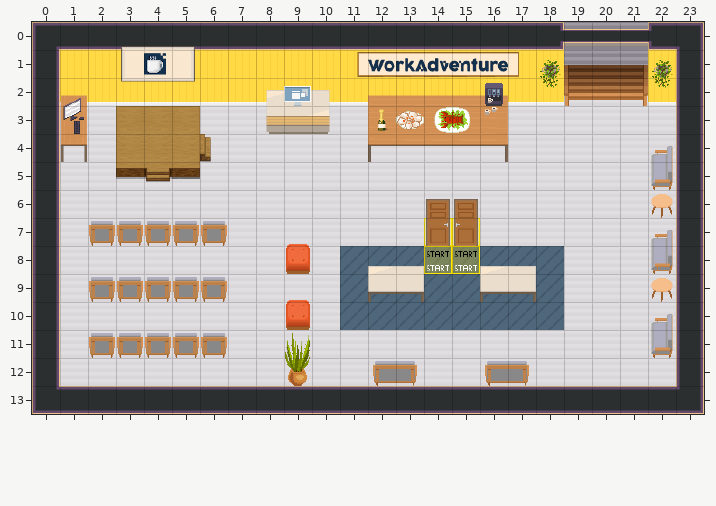
A Tiled map (JSON) gets an edit: conference.tmj. Above is the file before it was changed.
Cells are 32x32 px. Shown: x 0..23, y 0..13.
And afterwards:
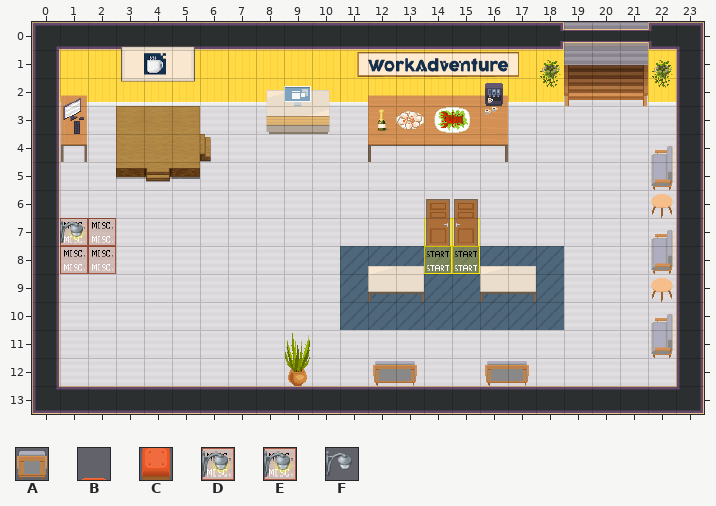
Key: from "Chunk 1": A 73, B 74, C 75, D 87, E 88, F 89.
_ is an empty cell.
Tiles of an added or newly shown layer are drawn over the layers below it.
See-through tiles are keyed as they look on the map.
From old to new:
Layer "furniture/furniture2":
y 7: x 2..6 AAAAA -> _____; x 9 B -> _
y 8: x 9 C -> _
y 9: x 2..6 AAAAA -> _____; x 9 B -> _
y 10: x 9 C -> _
y 11: x 2..6 AAAAA -> _____
Layer "lampstep" (added):
y 7..8: x 1..2 __ -> DD
Layer "onlamp" (added):
y 7: x 1 _ -> E
Layer "offlamp" (added):
y 7: x 1 _ -> F
Boxes around the changes in both pictures, in picture pixels (x1, y1, x2, y2):
changed: (60, 218, 227, 302)
removed: (286, 244, 310, 330)
removed: (89, 333, 227, 358)
